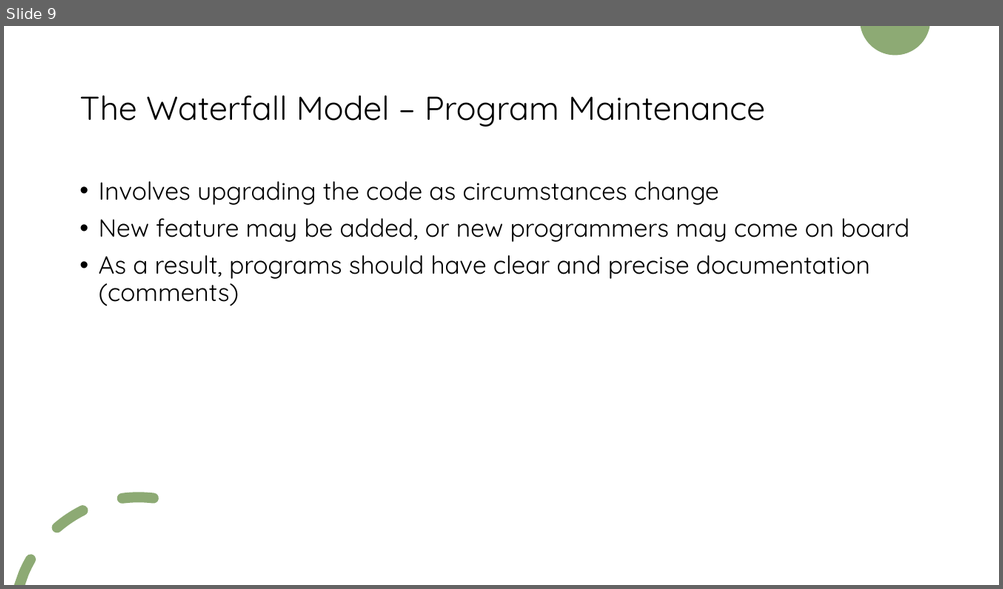
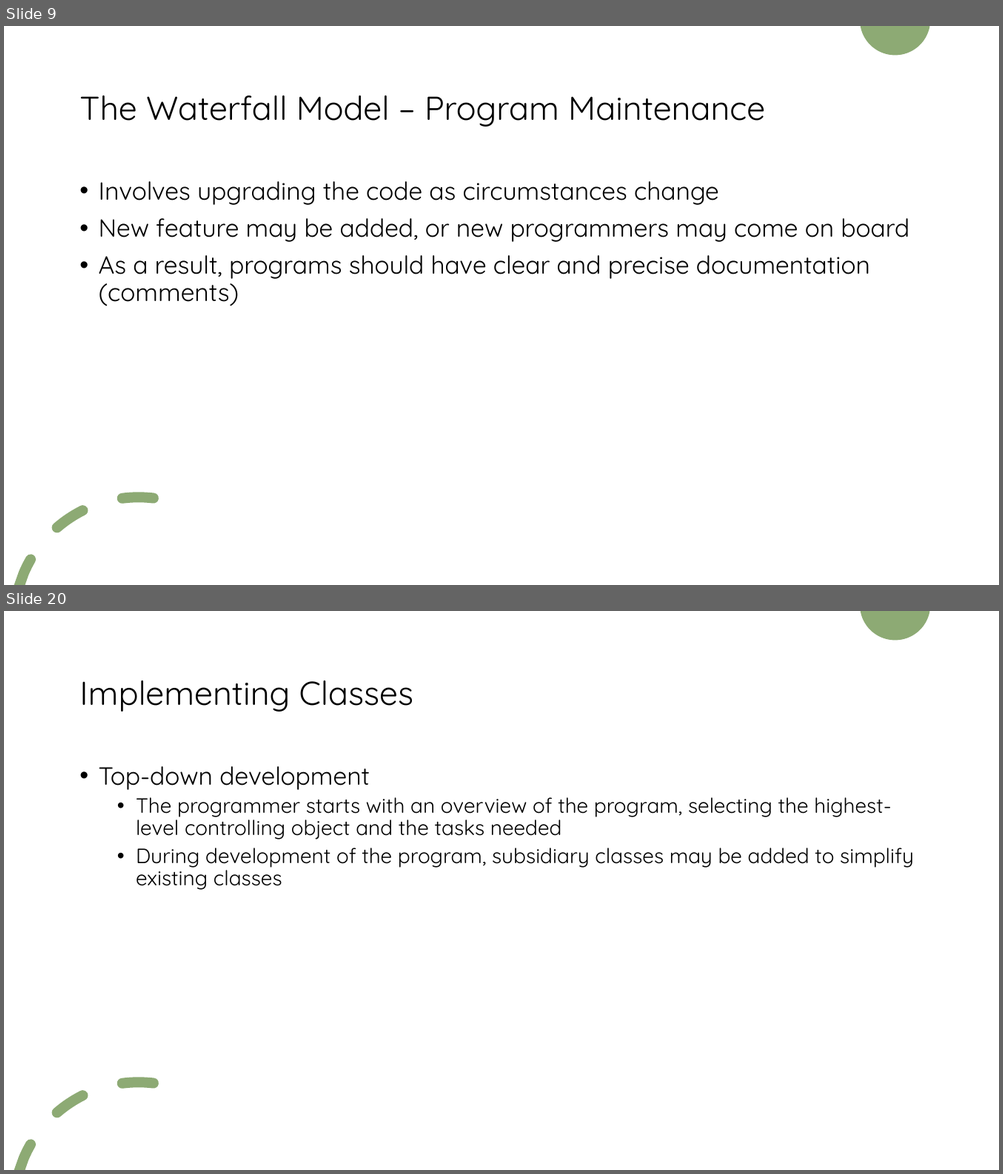
Before and after one commit to KarinaSang/Teaching, a slide deck: AP_Java/ProgramDesign/ProgramDesign.pptx. Shown one above the other, each under a label of ours: slide 9 before the commit, slides 9 and 20 after it; the slides between them are not shown. The pictures are 1003x589 and 1003x1174 pixels, drawn with LibreOffice and Linux fonts; fonts in the diff are those of the drawing. Boxes give left, top, right and bottom in pixels: in the first picture for what was removed or moved away, otherwise in the second. Text is boxed around its words. In the diff, an @@ line names an element or a change of style, - is before the commit and + after.

```diff
--- a/AP_Java/ProgramDesign/ProgramDesign.pptx
+++ b/AP_Java/ProgramDesign/ProgramDesign.pptx
@@ slide 20 added at box(4, 611, 999, 1170), background #FFFFFF; not listed: 2 template elements that a slide beside it also shows @@
@@ title added at box(79, 681, 413, 712), 32 pt, text #000000 @@
+Implementing Classes
@@ text added at box(99, 766, 913, 890), 20 pt, text #000000 @@
+• Top-down development
+  • The programmer starts with an overview of the program, selecting the highest-level controlling object and the tasks needed
+  • During development of the program, subsidiary classes may be added to simplify existing classes
```
Also in this commit, not shown: 1 slide changed, 11 other slides added, 16 slides removed, 11 other files.
